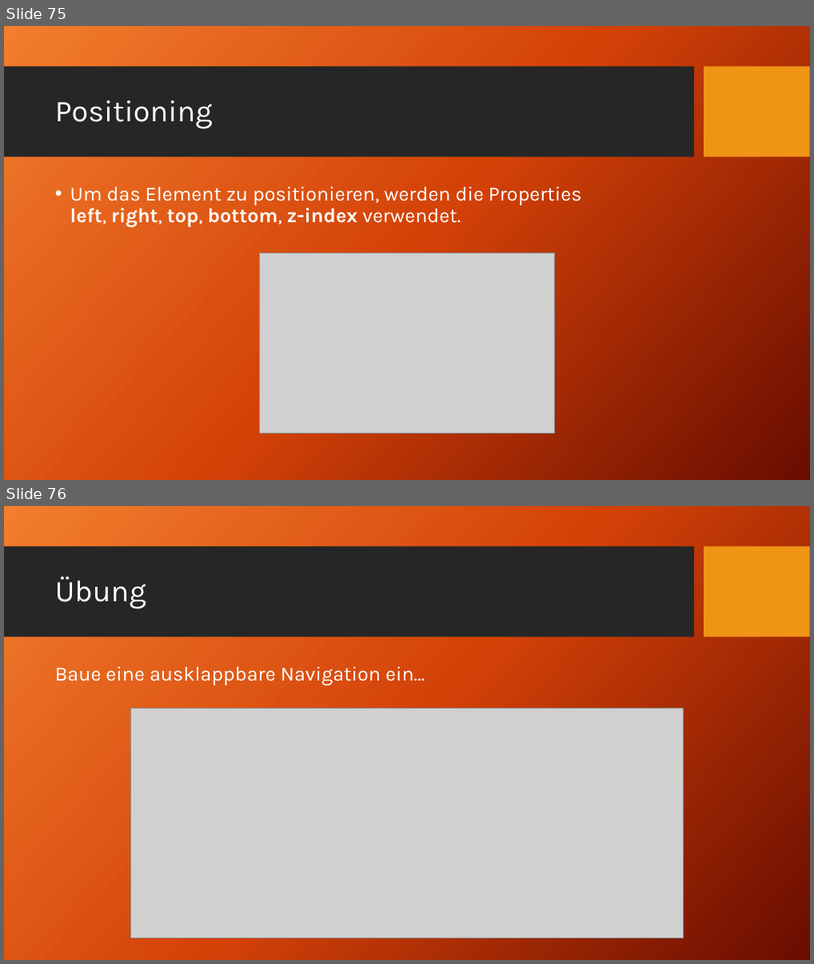
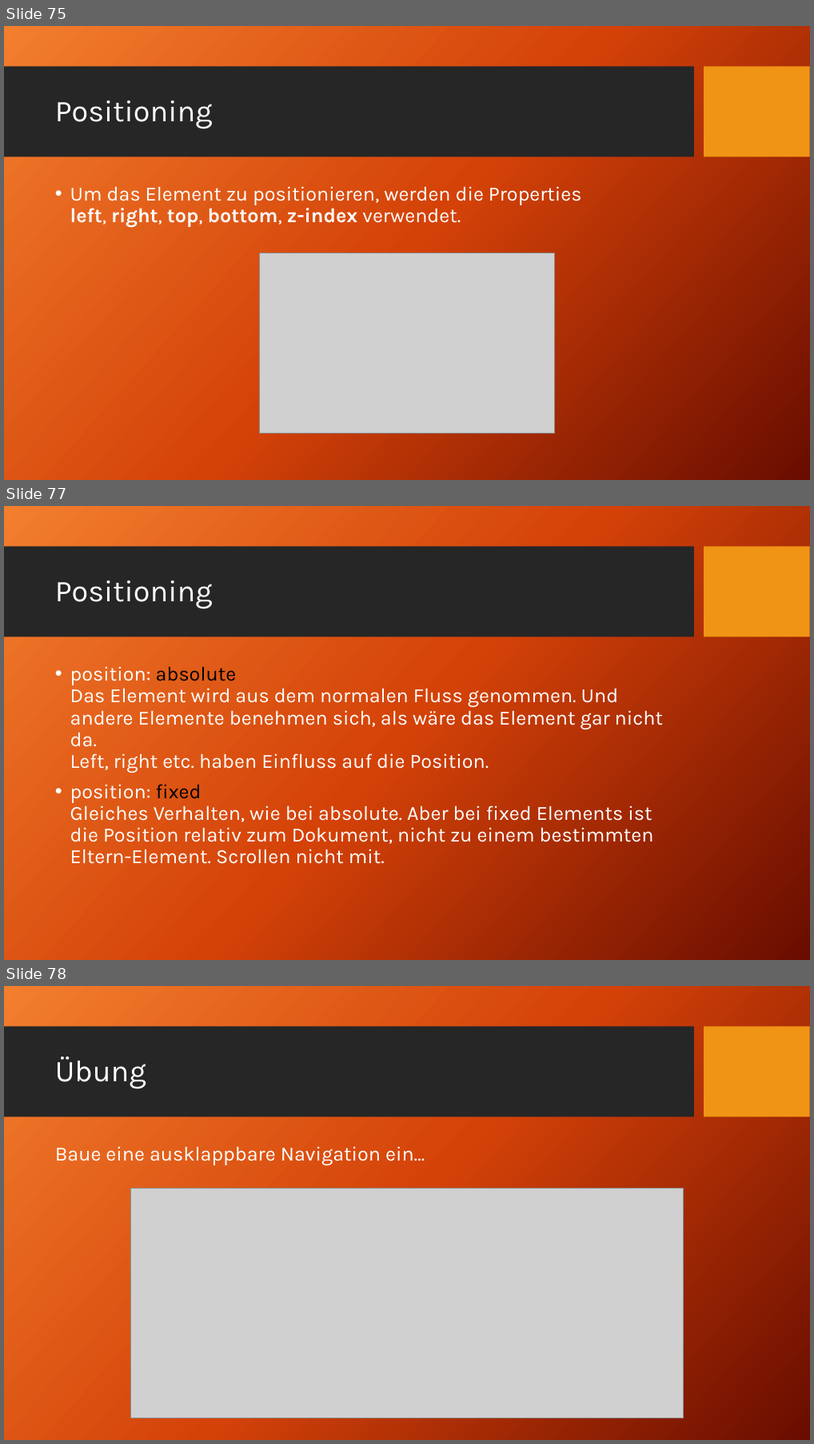
Before and after one commit to TomFrey/htmlCssBasicUebungen, a slide deck: html Schulung.pptx. Shown one above the other, each under a label of ours: slides 75 and 76 before the commit, slides 75, 77 and 78 after it; the slides between them are not shown. The pictures are 814x964 and 814x1444 pixels, drawn with LibreOffice and Linux fonts; fonts in the diff are those of the drawing; grey boxes stand for pictures; background and template pictures are left out. Boxes give left, top, right and bottom in pixels: in the first picture for what was removed or moved away, otherwise in the second. Text is boxed around its words. In the diff, an @@ line names an element or a change of style, - is before the commit and + after.

Commit message:
Neue Slides zur Positionierung

```diff
--- a/html Schulung.pptx
+++ b/html Schulung.pptx
@@ slide 77 added at (4, 506, 810, 960), background picture (left out); not listed: 2 template elements that a slide beside it also shows @@
@@ title added at (55, 580, 213, 608), 36 pt, text #FFFFFF @@
+Positioning
@@ text added at (70, 666, 663, 864), 24 pt, text #FFFFFF @@
+• position: absolute
+  Das Element wird aus dem normalen Fluss genommen. Und andere Elemente benehmen sich, als wäre das Element gar nicht da.
+  Left, right etc. haben Einfluss auf die Position.
+• position: fixed
+  Gleiches Verhalten, wie bei absolute. Aber bei fixed Elements ist die Position relativ zum Dokument, nicht zu einem bestimmten Eltern-Element. Scrollen nicht mit.
@@ what was slide 76 is now slide 78 @@
```
Also in this commit, not shown: 1 other slide added.
